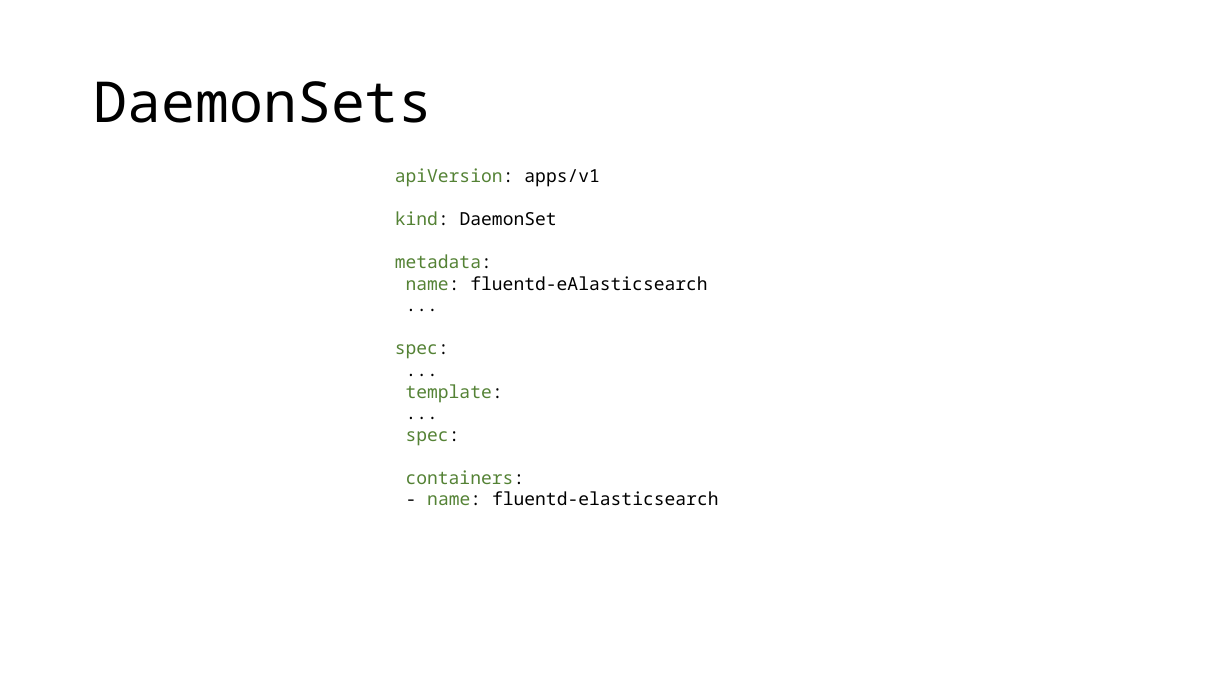
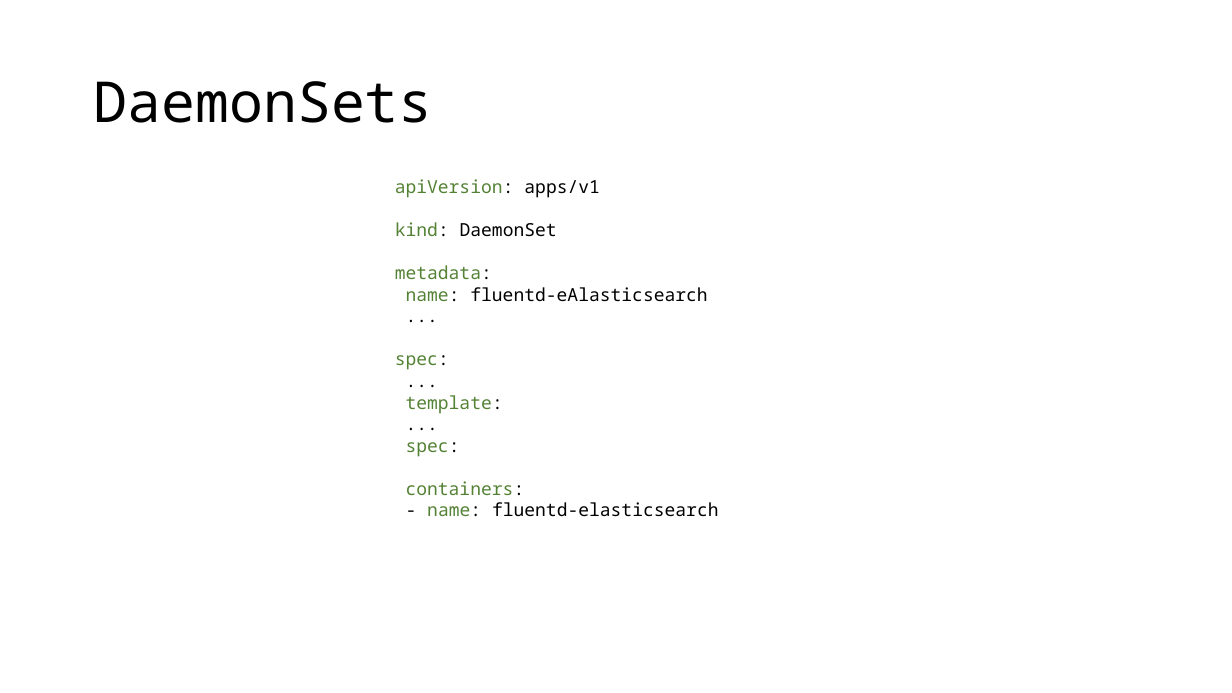
Before and after one commit to leonardopoggiani/Live-migration-Kubernetes-pods, a slide deck: slide 22 of presentazione_tesi.pptx (slide 21 before the commit). Drawn at 1232x693 pixels with LibreOffice and Linux fonts; fonts in the diff are those of the drawing. Boxes give left, top, right and bottom in pixels: in the first picture for what was removed or moved away, otherwise in the second. Text is boxed around its words. In the diff, an @@ line names an element or a change of style, - is before the commit and + after.

```diff
--- a/presentazione_tesi.pptx
+++ b/presentazione_tesi.pptx
@@ text "apiVersion: apps/v1": place and size @@
-text "apiVersion: apps/v1" at box(395, 168, 719, 506)
+text "apiVersion: apps/v1" at box(395, 179, 719, 517)
```
Also in this commit, not shown: 11 other slides changed, 37 slides added, 3 slides removed, 1 other file.
